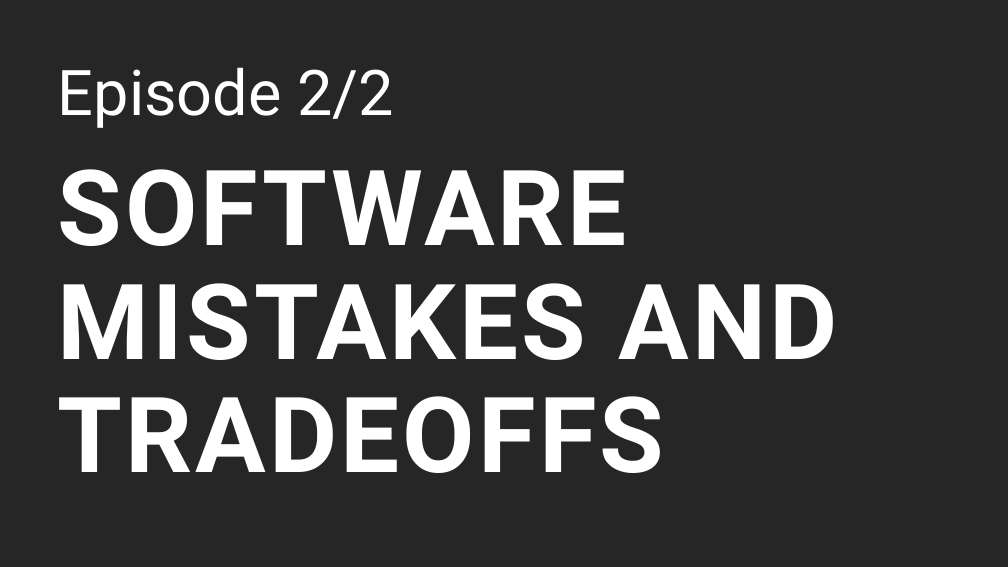
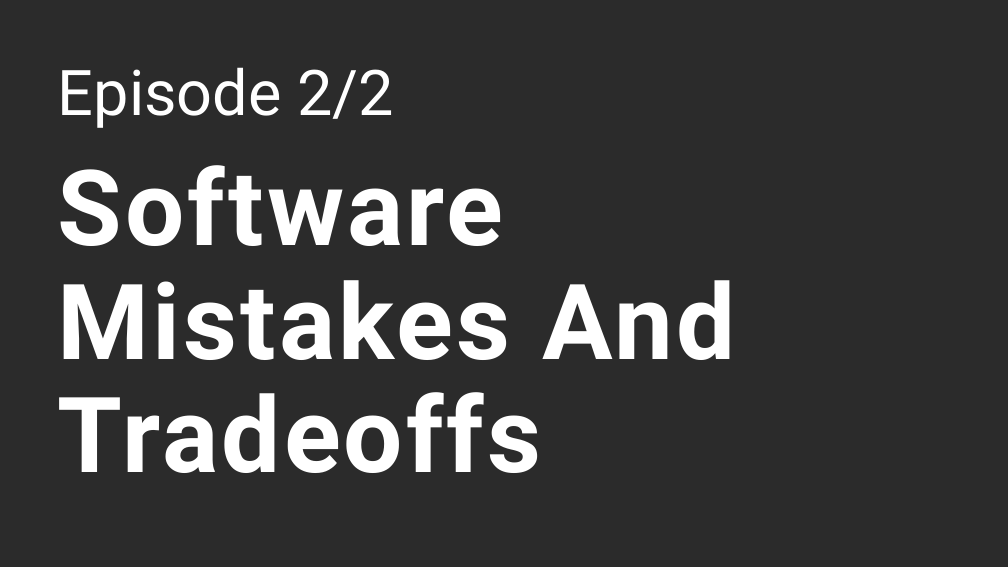
Before and after one commit to naruepanart/youtube-thumbnail, a slide deck: slide 2 of Youtube-Thumbnail.pptx. Drawn at 1008x567 pixels with LibreOffice and Linux fonts; fonts in the diff are those of the drawing; background and template pictures are left out; a plain dark background stands for a picture behind light text. Boxes give left, top, right and bottom in pixels: in the first picture for what was removed or moved away, otherwise in the second. Text is boxed around its words. In the diff, an @@ line names an element or a change of style, - is before the commit and + after.

```diff
--- a/Youtube-Thumbnail.pptx
+++ b/Youtube-Thumbnail.pptx
@@ background #262626 to picture (left out) @@
@@ title at (58, 165, 735, 473): text changed @@
-SOFTWARE MISTAKES AND TRADEOFFS
+Software Mistakes And Tradeoffs
```
Also in this commit, not shown: 2 other slides changed.
